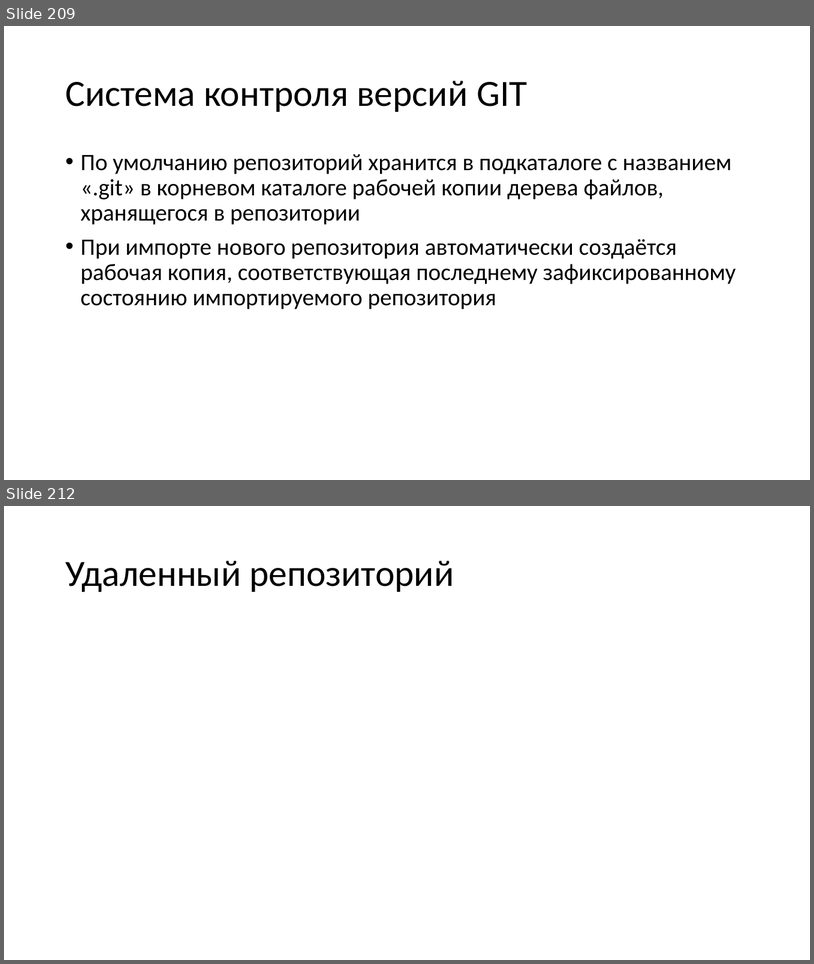
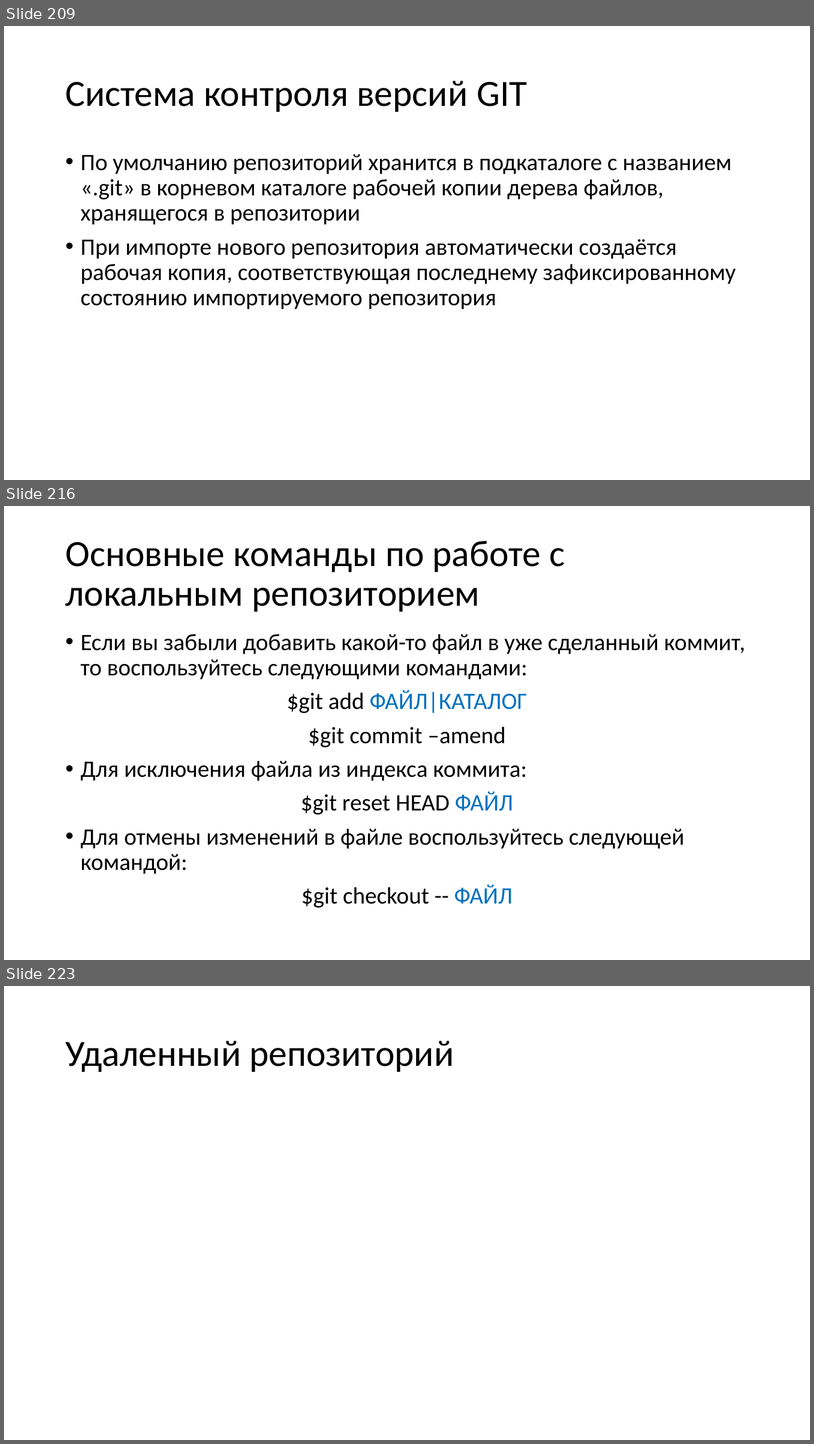
Before and after one commit to paveltsytovich/telegram-course, a slide deck: Presentation/Разработка ботов для телеграмм на Python.pptx. Shown one above the other, each under a label of ours: slides 209 and 212 before the commit, slides 209, 216 and 223 after it; the slides between them are not shown. The pictures are 814x964 and 814x1444 pixels, drawn with LibreOffice and Linux fonts; fonts in the diff are those of the drawing. Boxes give left, top, right and bottom in pixels: in the first picture for what was removed or moved away, otherwise in the second. Text is boxed around its words. In the diff, an @@ line names an element or a change of style, - is before the commit and + after.

```diff
--- a/Presentation/Разработка ботов для телеграмм на Python.pptx
+++ b/Presentation/Разработка ботов для телеграмм на Python.pptx
@@ slide 216 added at <box>4,506,810,960</box>, background #FFFFFF @@
@@ title added at <box>65,541,565,612</box>, 44 pt, text #000000 @@
+Основные команды по работе с локальным репозиторием
@@ text added at <box>81,634,746,907</box>, 28 pt, text #000000 @@
+• Если вы забыли добавить какой-то файл в уже сделанный коммит, то воспользуйтесь следующими командами:
+$git add ФАЙЛ|КАТАЛОГ
+$git commit –amend
+• Для исключения файла из индекса коммита:
+$git reset HEAD ФАЙЛ
+• Для отмены изменений в файле воспользуйтесь следующей командой:
+$git checkout -- ФАЙЛ
@@ what was slide 212 is now slide 223 @@
```
Also in this commit, not shown: 2 slides changed, 10 other slides added.
